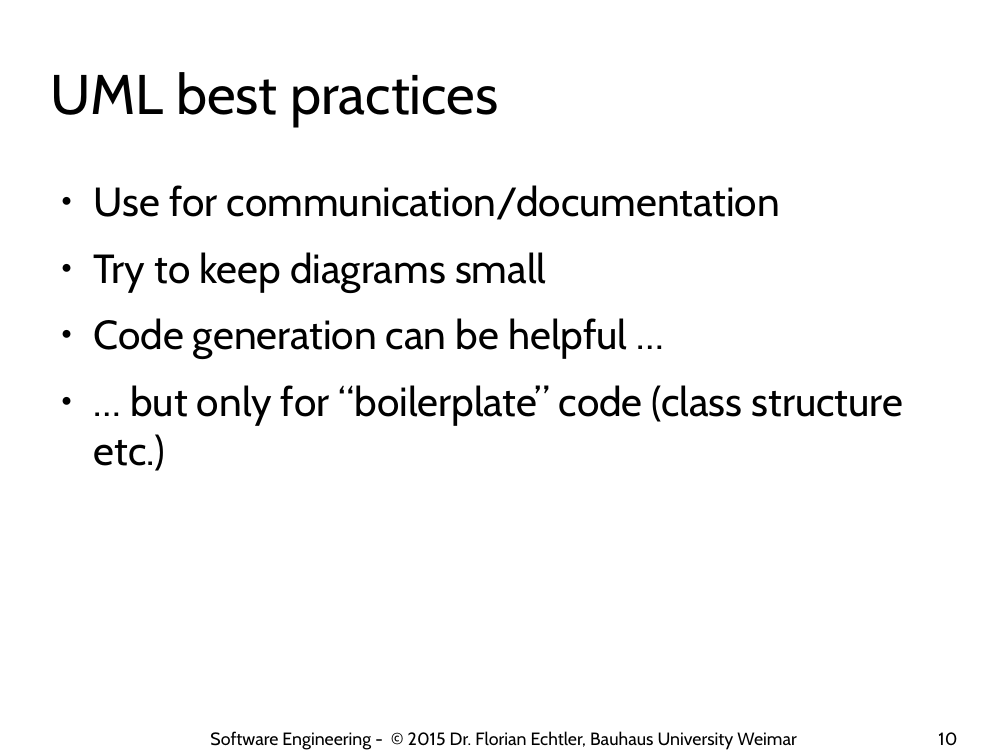
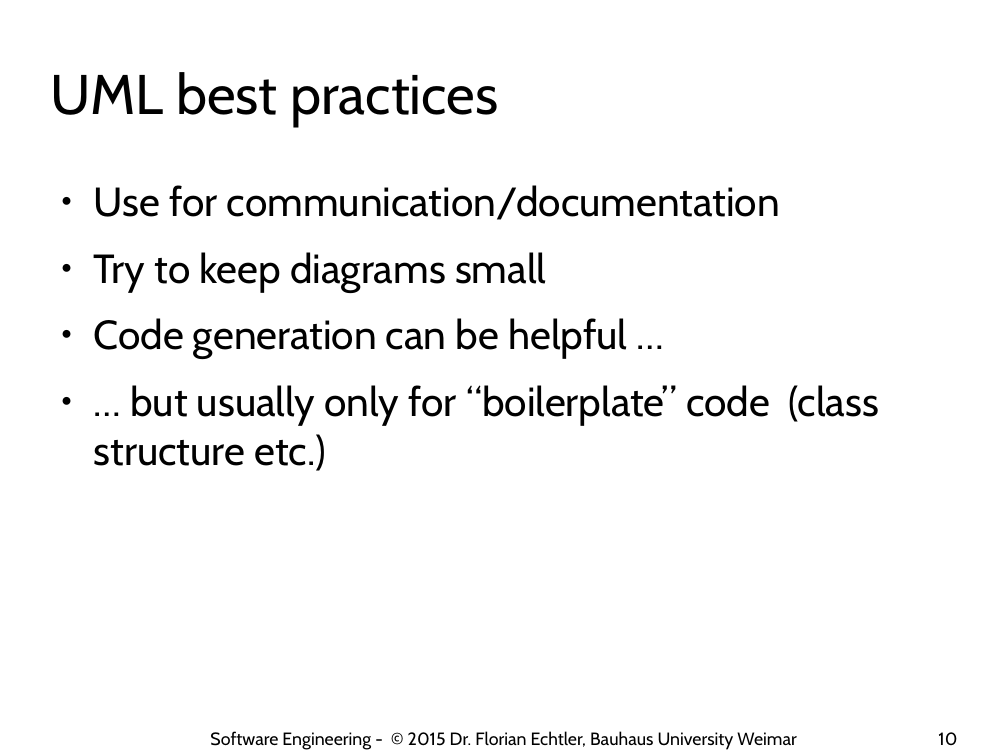
Before and after one commit to floe/software-engineering, a slide deck: slide 10 of 02-best-practices.odp. Drawn at 1008x756 pixels with LibreOffice and Linux fonts; fonts in the diff are those of the drawing; background and template pictures are left out. Boxes give left, top, right and bottom in pixels: in the first picture for what was removed or moved away, otherwise in the second. Text is boxed around its words. In the diff, an @@ line names an element or a change of style, - is before the commit and + after.

```diff
--- a/02-best-practices.odp
+++ b/02-best-practices.odp
@@ text at (94,385,880,471): text changed @@
-● … but only for “boilerplate” code (class structure etc.)
+● … but usually only for “boilerplate” code (class structure etc.)
```
Also in this commit, not shown: 4 other slides changed, 2 slides added.
